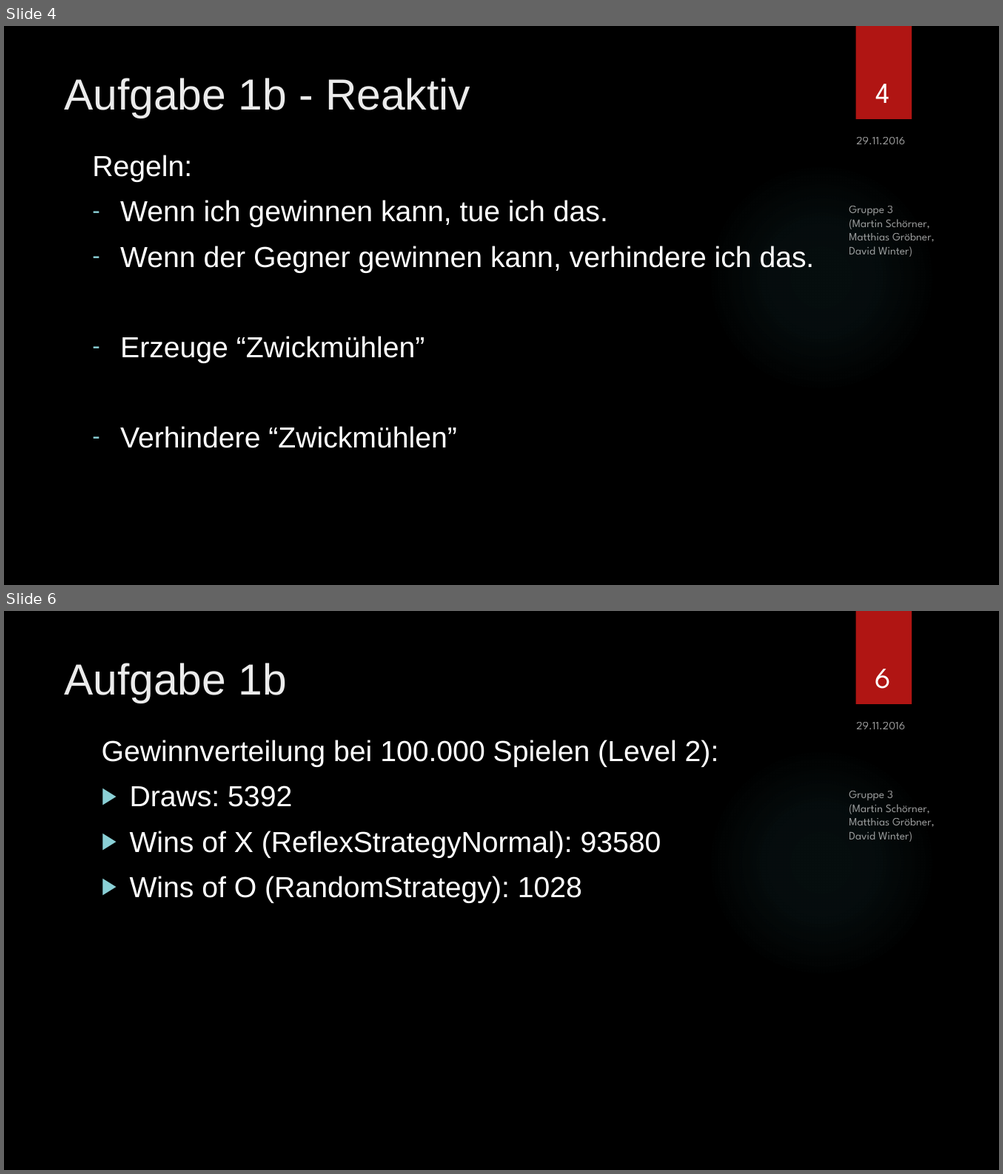
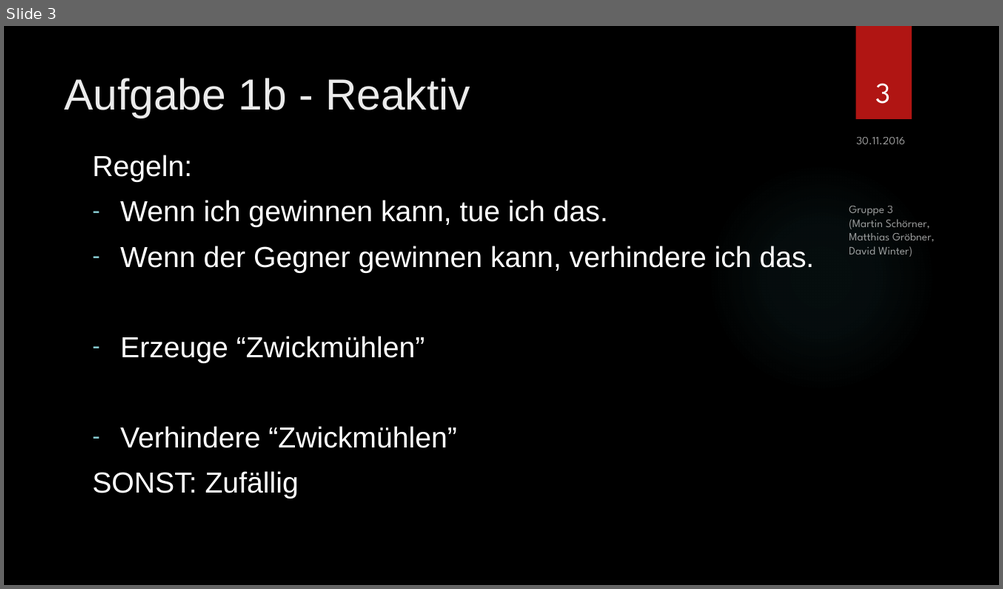
Before and after one commit to SOAS-Uni-Augsburg/ws16-17-group-03, a slide deck: Blatt-06/Präsentation.pptx. Shown one above the other, each under a label of ours: slides 4 and 6 before the commit, slide 3 after it; the slides between them are not shown. The pictures are 1003x1174 and 1003x589 pixels, drawn with LibreOffice and Linux fonts; fonts in the diff are those of the drawing; background and template pictures are left out. Boxes give left, top, right and bottom in pixels: in the first picture for what was removed or moved away, otherwise in the second. Text is boxed around its words. In the diff, an @@ line names an element or a change of style, - is before the commit and + after.

```diff
--- a/Blatt-06/Präsentation.pptx
+++ b/Blatt-06/Präsentation.pptx
@@ slide 6 removed at bbox=[4, 611, 999, 1170], background picture (left out); not listed: 2 template elements that a slide beside it also shows @@
@@ title removed at bbox=[64, 663, 287, 703] @@
-Aufgabe 1b
@@ page number removed at bbox=[875, 669, 891, 689] @@
-6
@@ text removed at bbox=[102, 740, 719, 903] @@
-Gewinnverteilung bei 100.000 Spielen (Level 2):
-▶ Draws: 5392
-▶ Wins of X (ReflexStrategyNormal): 93580
-▶ Wins of O (RandomStrategy): 1028
@@ text removed at bbox=[856, 722, 905, 729] @@
-29.11.2016
@@ text removed at bbox=[848, 791, 934, 842] @@
-Gruppe 3
-(Martin Schörner,
-Matthias Gröbner,
-David Winter)
@@ what was slide 4 is now slide 3 @@
@@ slide 3 changed as well @@
@@ page number at bbox=[875, 83, 890, 104]: text changed @@
-4
+3
@@ text at bbox=[856, 137, 905, 144]: text changed @@
-29.11.2016
+30.11.2016
@@ text at bbox=[92, 471, 299, 499]: paragraph added @@
+SONST: Zufällig
```
Also in this commit, not shown: 5 other slides changed, 12 slides added, 1 other slide removed, 9 other files.
